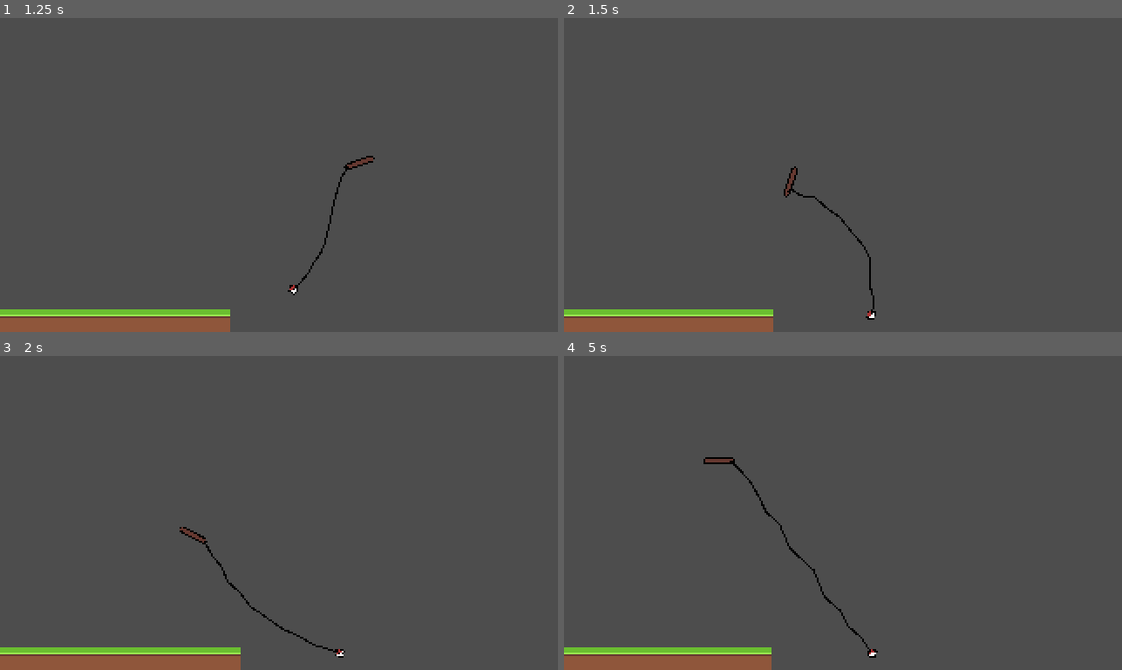
Above: before the commit, frames 1-4 (two rows, left to right).
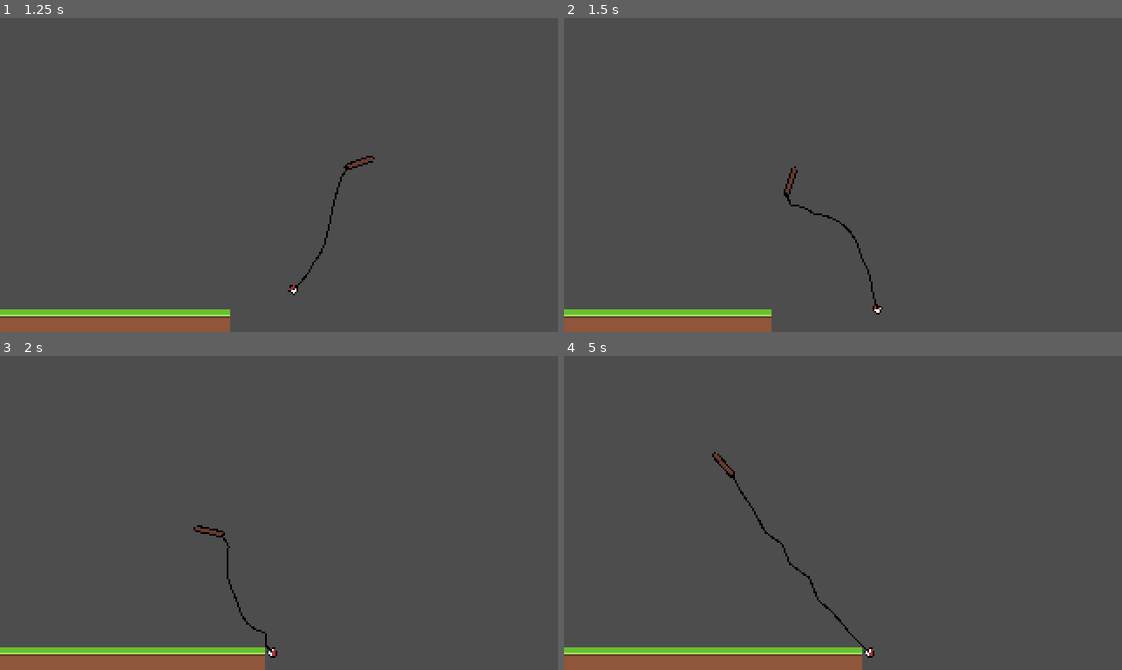
Above: after the commit, the same moments.

Repository: thomz12/LD58
Game: Godot game, scene res://scenes/main.tscn
Same seed, same stepped clock (60 frames per second), same inputs: the game is played once before the commit and once after it.
Inputs (mouse positions are in pixels of both pictures, inside the frame that each line leads up to):
- Up to frame 1 (1.25 s): move the mouse to (401, 159) at 0.52 s
- Up to frame 2 (1.5 s): move the mouse to (731, 190) at 1.27 s
- Up to frame 3 (2 s): no input
- Up to frame 4 (5 s): move the mouse to (898, 443) at 2.02 s; move the mouse to (815, 575) at 2.77 s; move the mouse to (1010, 560) at 3.52 s; move the mouse to (675, 465) at 4.27 s

Frame 1 is identical in both runs. In frame 2, 0.4% of the frame differs, in the area x 37-58%, y 47-100%; in frame 3, 0.9%; in frame 4, 1.9%, in the area x 25-57%, y 30-100%.

Commit message:
Make float stick

Diff:
--- a/ld-58/autoloads/Events.gd
+++ b/ld-58/autoloads/Events.gd
@@ -2,3 +2,6 @@
 
 signal add_camera_target(target: Node2D)
 signal fish_caught(fish: Fish)
+
+signal float_cast()
+signal float_return()
--- a/ld-58/project.godot
+++ b/ld-58/project.godot
@@ -31,6 +31,7 @@
 
 [layer_names]
 
+2d_physics/layer_2="Rod Wall"
 2d_physics/layer_5="Rod"
 2d_physics/layer_6="Line"
 2d_physics/layer_7="Float"
--- a/ld-58/scenes/fishing/rod.tscn
+++ b/ld-58/scenes/fishing/rod.tscn
@@ -11,6 +11,7 @@
 
 [node name="Rod" type="RigidBody2D"]
 collision_layer = 16
+collision_mask = 3
 mass = 2.0
 gravity_scale = 0.0
 can_sleep = false
--- a/ld-58/scripts/float.gd
+++ b/ld-58/scripts/float.gd
@@ -1,13 +1,24 @@
 extends RigidBody2D
+
+var stuck := false
+var initial_mass = 0.3
 
 func _ready() -> void:
 	connect("body_entered", Callable(self, "_on_body_entered"))
+	initial_mass = mass
 
 func _physics_process(_delta: float) -> void:
-	print("velocity: " + str(linear_velocity.length()))
+	if stuck:
+		print("velocity: " + str(linear_velocity.length()))
+		if linear_velocity.length() > 0.15:
+			stuck = false
+			mass = initial_mass
+			Events.float_return.emit()
 
 func _on_body_entered(body):
 	if body.has_meta("is_water") and body.get_meta("is_water"):
 		linear_velocity = Vector2()
 		angular_velocity = 0
 		mass = 1000
+		stuck = true
+		Events.float_cast.emit()
--- a/ld-58/scripts/float_holder.gd
+++ /dev/null
@@ -1,4 +0,0 @@
-extends DampedSpringJoint2D
-
-func _physics_process(delta: float) -> void:
-	print(force)
Not shown, removed: ld-58/scripts/float_holder.gd.uid
